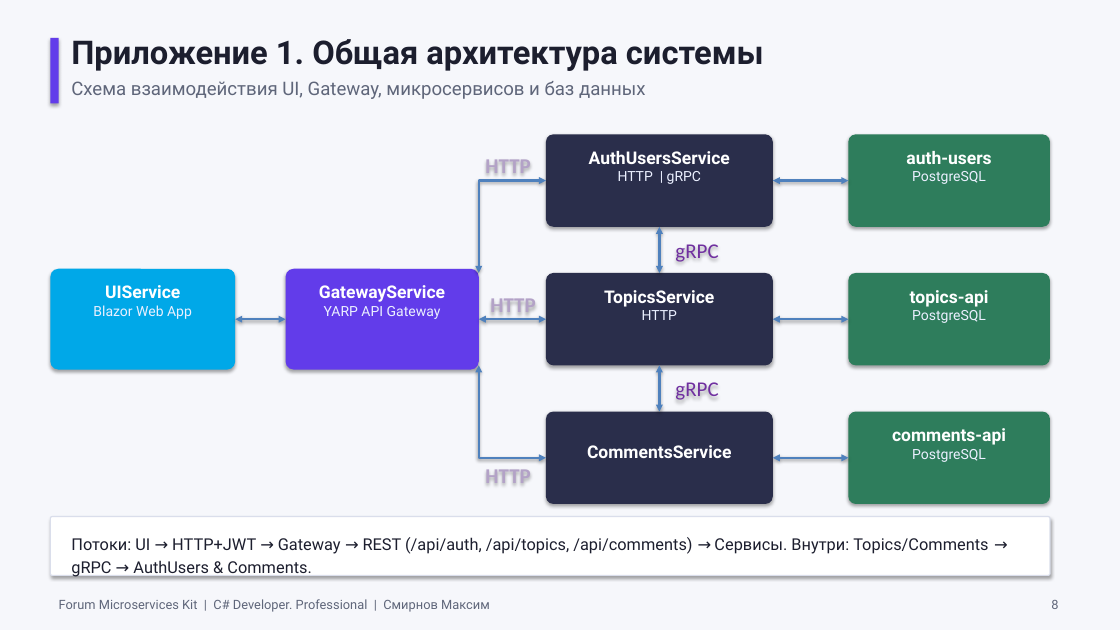
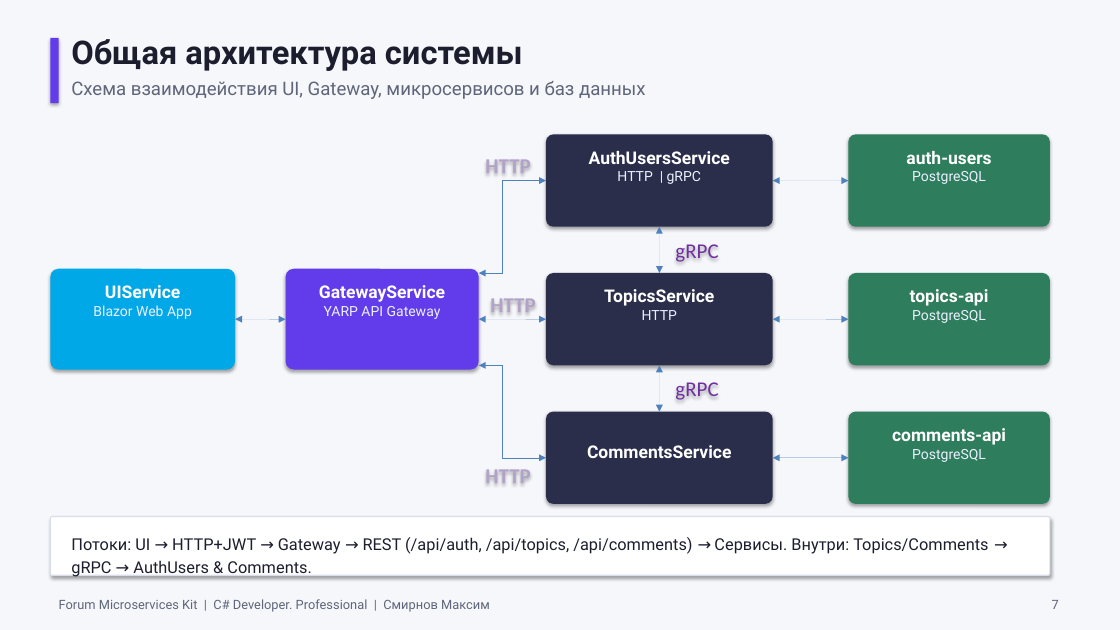
Before and after one commit to smirnovMV-dev/otus-forum, a slide deck: slide 7 of Workaround/Presentation/Forum_Microservices_Kit_Defense.pptx (slide 8 before the commit). Drawn at 1120x630 pixels with LibreOffice and Linux fonts; fonts in the diff are those of the drawing. Boxes give left, top, right and bottom in pixels: in the first picture for what was removed or moved away, otherwise in the second. Text is boxed around its words. In the diff, an @@ line names an element or a change of style, - is before the commit and + after.

```diff
--- a/Workaround/Presentation/Forum_Microservices_Kit_Defense.pptx
+++ b/Workaround/Presentation/Forum_Microservices_Kit_Defense.pptx
@@ text at (71, 39, 523, 71): text changed @@
-Приложение 1. Общая архитектура системы
+Общая архитектура системы
@@ elbow double arrow (479, 273) - (546, 181): stroke #4F81BD 2 pt to #4F81BD 0 pt; route changed @@
@@ double arrow (773, 181) - (849, 181): stroke #4F81BD 2 pt to #4F81BD 0 pt @@
@@ double arrow (660, 227) - (660, 273): stroke #4F81BD 2 pt to #4F81BD 0 pt @@
@@ text colour gradient #8064A2 to #B3A2C7 to #E6E0EC to #B3A2C7, letter outline #8064A2 1 pt to none in 3 elements at (485, 470, 530, 483), (485, 160, 530, 173), (490, 299, 535, 312) @@
@@ double arrow (235, 319) - (286, 319): stroke #4F81BD 2 pt to #4F81BD 0 pt @@
@@ double arrow (479, 319) - (546, 319): stroke #4F81BD 2 pt to #4F81BD 0 pt @@
@@ double arrow (773, 319) - (849, 319): stroke #4F81BD 2 pt to #4F81BD 0 pt @@
@@ elbow double arrow (479, 365) - (546, 458): stroke #4F81BD 2 pt to #4F81BD 0 pt; route changed @@
@@ double arrow (660, 365) - (660, 412): stroke #4F81BD 2 pt to #4F81BD 0 pt @@
@@ double arrow (773, 458) - (849, 458): stroke #4F81BD 2 pt to #4F81BD 0 pt @@
@@ text at (1052, 600, 1059, 609): text changed @@
-8
+7
```
Also in this commit, not shown: 13 other slides changed, 1 slide added, 2 slides removed.
